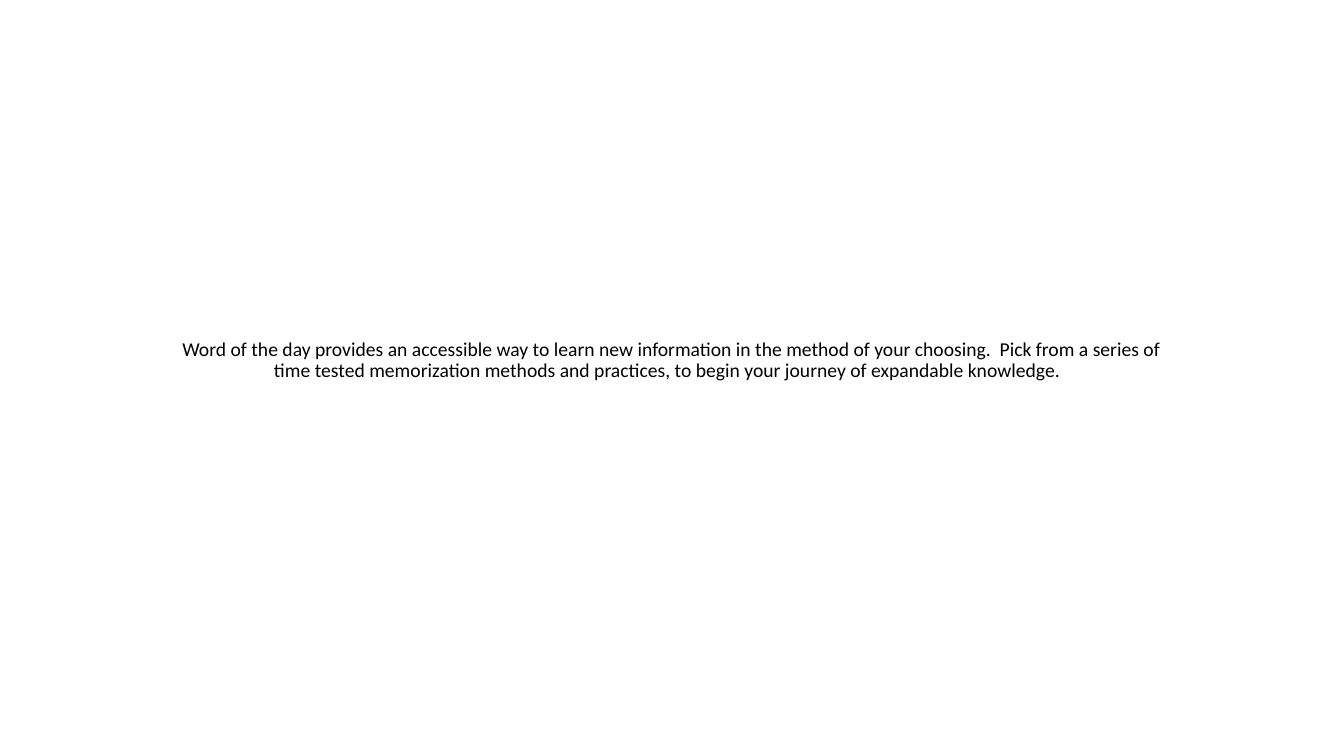
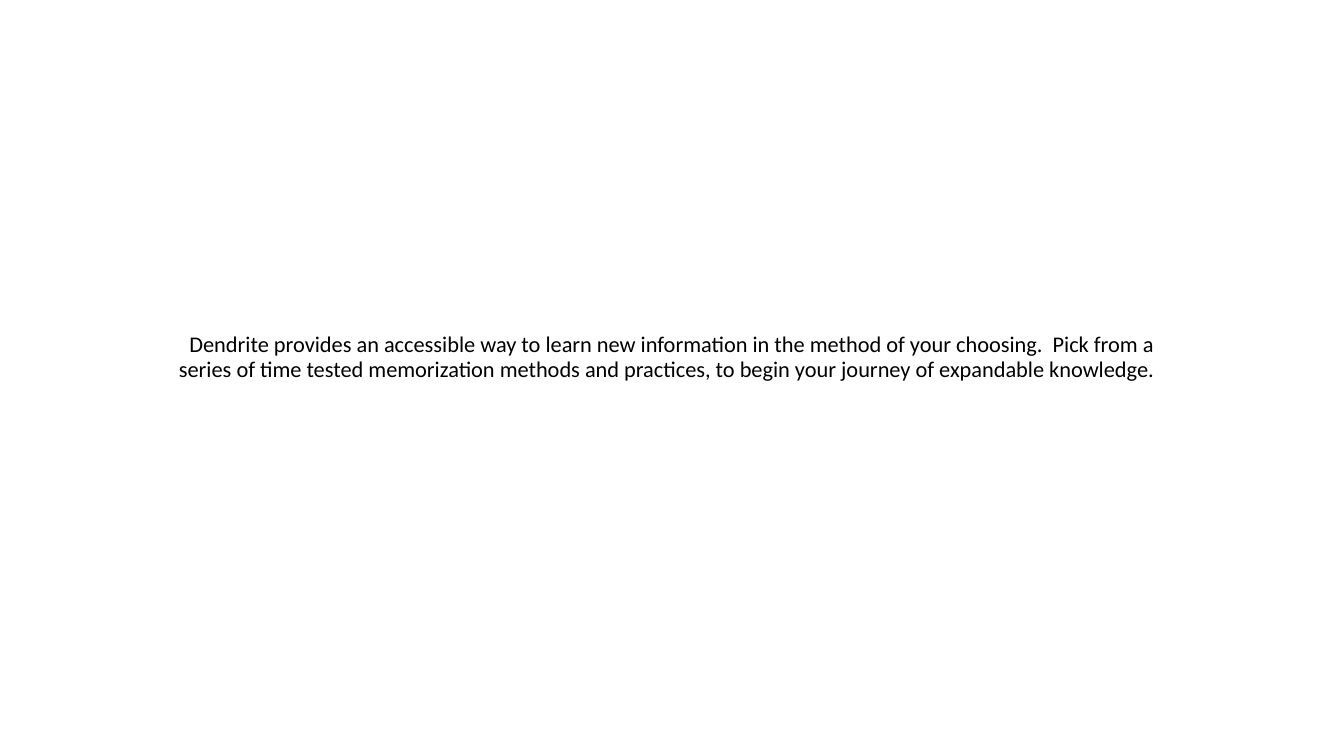
Before and after one commit to Calterat/dendrite, a slide deck: slide 2 of Project1 dendrite presentation.pptx. Drawn at 1344x756 pixels with LibreOffice and Linux fonts; fonts in the diff are those of the drawing. Boxes give left, top, right and bottom in pixels: in the first picture for what was removed or moved away, otherwise in the second. Text is boxed around its words. In the diff, an @@ line names an element or a change of style, - is before the commit and + after.

```diff
--- a/Project1 dendrite presentation.pptx
+++ b/Project1 dendrite presentation.pptx
@@ title at (179, 336, 1154, 381): text changed; size 14 to 16 pt @@
-Word of the day provides an accessible way to learn new information in the method of your choosing. Pick from a series of time tested memorization methods and practices, to begin your journey of expandable knowledge.
+Dendrite provides an accessible way to learn new information in the method of your choosing. Pick from a series of time tested memorization methods and practices, to begin your journey of expandable knowledge.
```
Also in this commit, not shown: 3 other slides changed, 1 slide added, 1 slide removed.
